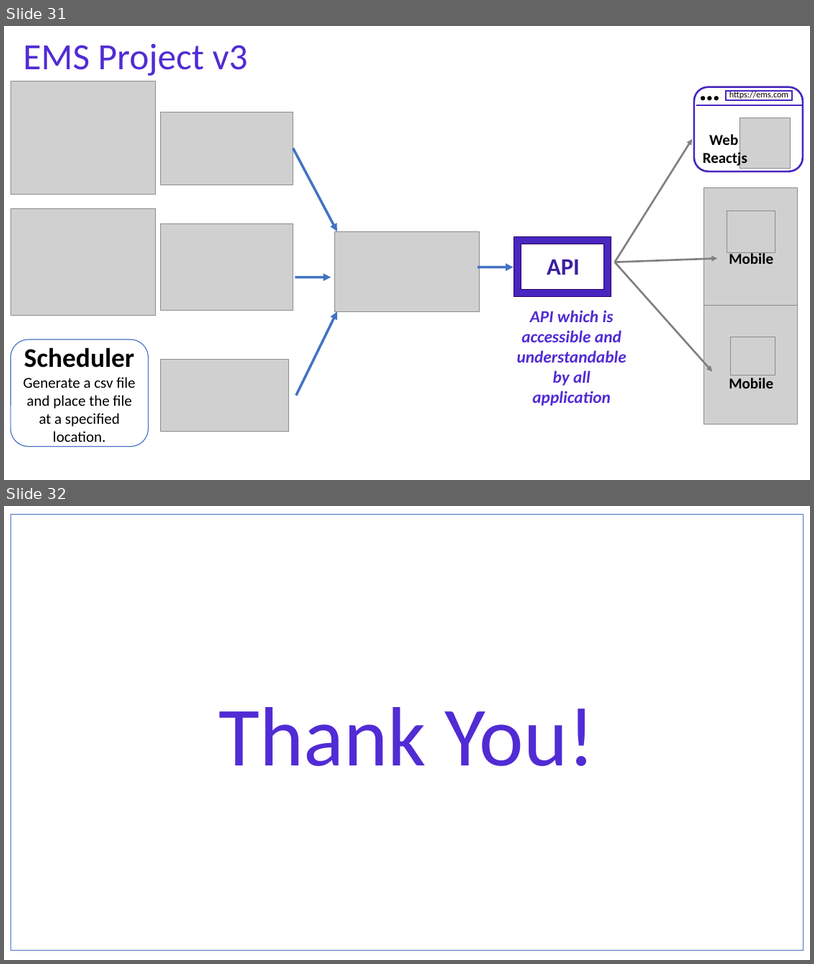
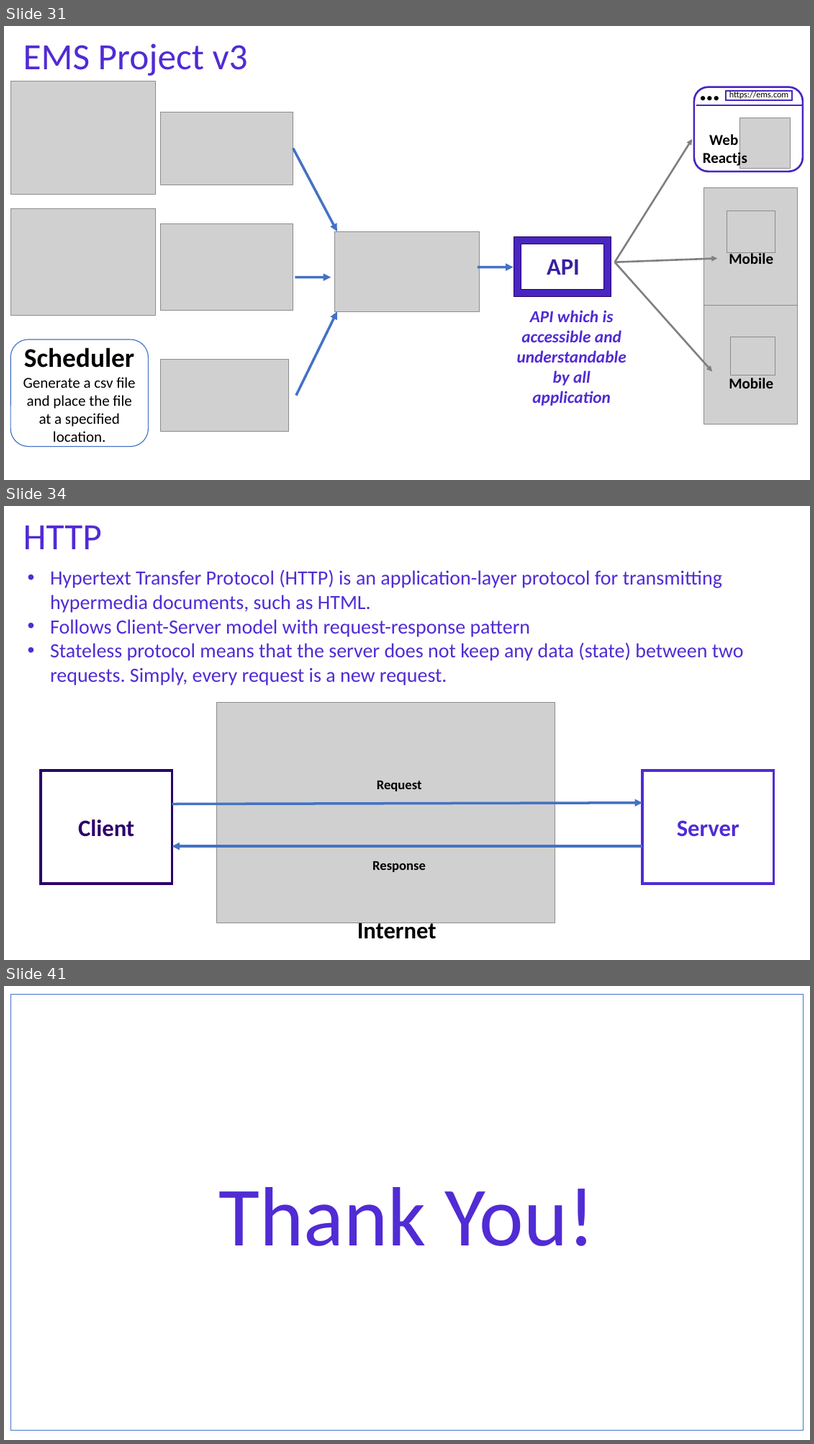
Before and after one commit to NaveenChittimalla/C-Sharp-Fundamentals, a slide deck: docs/C Sharp Programming Language - Fundaments.pptx. Shown one above the other, each under a label of ours: slides 31 and 32 before the commit, slides 31, 34 and 41 after it; the slides between them are not shown. The pictures are 814x964 and 814x1444 pixels, drawn with LibreOffice and Linux fonts; fonts in the diff are those of the drawing; grey boxes stand for pictures. Boxes give left, top, right and bottom in pixels: in the first picture for what was removed or moved away, otherwise in the second. Text is boxed around its words. In the diff, an @@ line names an element or a change of style, - is before the commit and + after.

```diff
--- a/docs/C Sharp Programming Language - Fundaments.pptx
+++ b/docs/C Sharp Programming Language - Fundaments.pptx
@@ slide 34 added at (x1=4, y1=506, x2=810, y2=960), background #FFFFFF @@
@@ text added at (x1=23, y1=525, x2=102, y2=549), 44 pt, text #512BD4 @@
+HTTP
@@ text added at (x1=50, y1=570, x2=744, y2=685), 24 pt, text #512BD4 @@
+• Hypertext Transfer Protocol (HTTP) is an application-layer protocol for transmitting hypermedia documents, such as HTML.
+• Follows Client-Server model with request-response pattern
+• Stateless protocol means that the server does not keep any data (state) between two requests. Simply, every request is a new request.
@@ picture added at (x1=216, y1=703, x2=556, y2=923) @@
@@ rectangle added at (x1=41, y1=770, x2=172, y2=883), fill #FFFFFF, outline #2B0069 3 pt, 28 pt, text #2B0069, bold @@
+Client
@@ text added at (x1=377, y1=780, x2=422, y2=791), 16 pt, text #000000, bold @@
+Request
@@ rectangle added at (x1=643, y1=770, x2=774, y2=883), fill #FFFFFF, outline #512BD4 3 pt, 28 pt, text #512BD4, bold @@
+Server
@@ arrow added from (172, 803) to (643, 803), #4472C4 3 pt @@
@@ arrow added from (643, 846) to (172, 846), #4472C4 3 pt @@
@@ text added at (x1=373, y1=861, x2=426, y2=872), 16 pt, text #000000, bold @@
+Response
@@ text added at (x1=358, y1=919, x2=437, y2=939), 28 pt, text #000000, bold @@
+Internet
@@ what was slide 32 is now slide 41 @@
```
Also in this commit, not shown: 1 slide changed, 8 other slides added, 1 other file.
